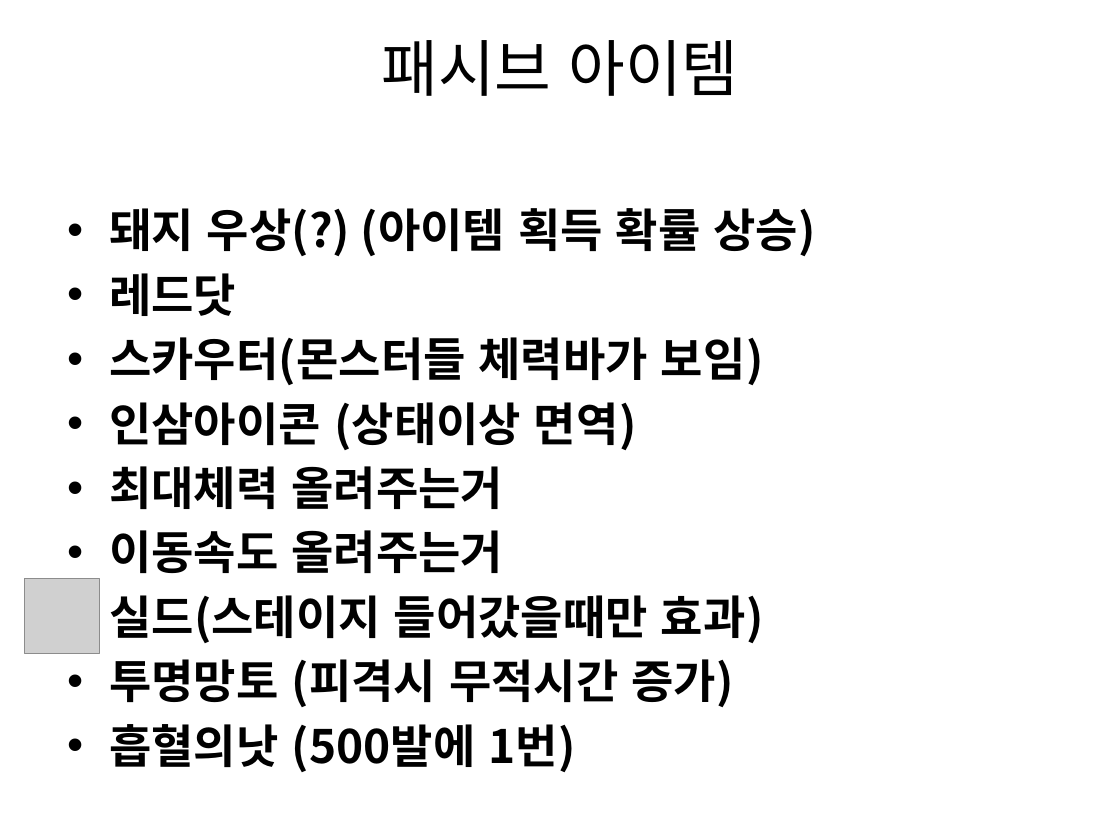
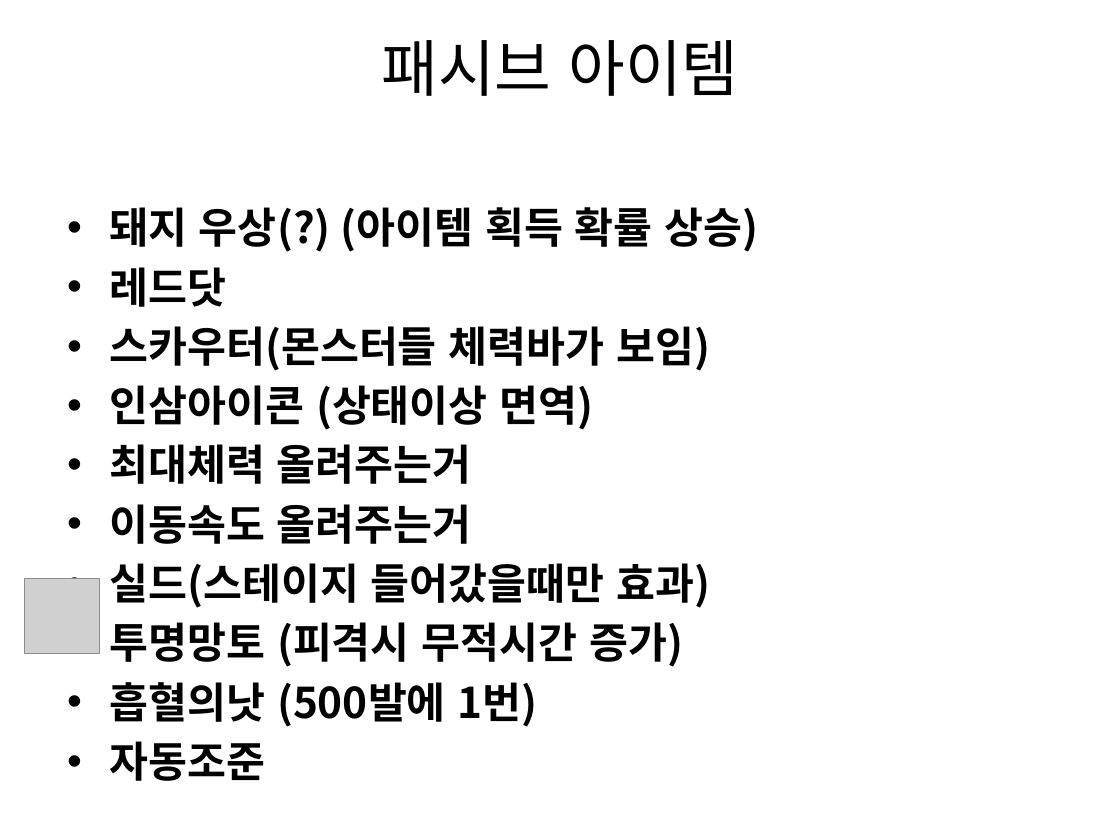
Before and after one commit to gkdlgndpdu/EscapeJail, a slide deck: slide 46 of EscapeJail/Assets/기획/스테이지1기획.pptx (slide 47 before the commit). Drawn at 1120x840 pixels with LibreOffice and Linux fonts; fonts in the diff are those of the drawing; grey boxes stand for pictures. Boxes give left, top, right and bottom in pixels: in the first picture for what was removed or moved away, otherwise in the second. Text is boxed around its words. In the diff, an @@ line names an element or a change of style, - is before the commit and + after.

```diff
--- a/EscapeJail/Assets/기획/스테이지1기획.pptx
+++ b/EscapeJail/Assets/기획/스테이지1기획.pptx
@@ text at (x1=109, y1=207, x2=759, y2=727): paragraph added @@
+• 자동조준
@@ text at (x1=109, y1=207, x2=759, y2=727): size 29.6 to 27.2 pt @@
```
Also in this commit, not shown: 10 other slides changed, 1 slide removed, 28 other files.
